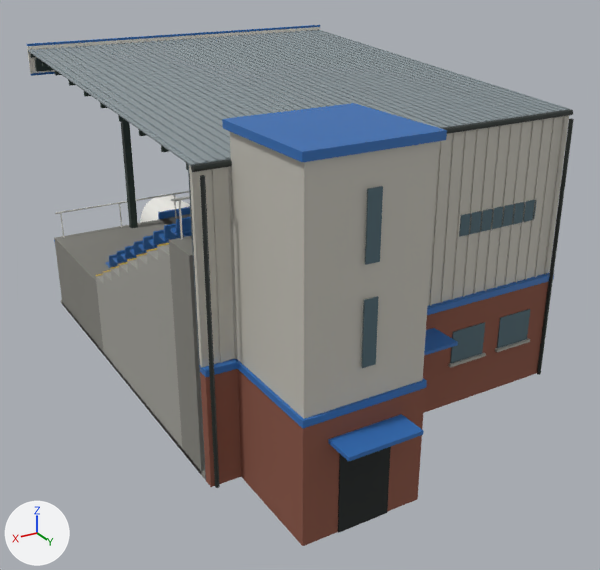
An edit to the glTF model assets/models/main_stand_12_tunnel.glb, drawn before and after from the same camera.
Before and after are seen from a camera (50 mm lens) standing at (12.7, 28.8, 12.9) and looking at (0.0, 7.6, 2.3). Every picture has the same lights, and +X, +Y and +Z are marked at lower left. The older version comes first. Where no turn or scale is listed for an object, it has been applied to the vertices. Vertices at exactly the same position are counted once.

The scene before the commit, as lines of its bpy script (objects in view):
```python
ob_main_club_primary_trim = bpy.data.objects.new('Main_Club_Primary_Trim', me_podiumband_1)
ob_main_club_primary_trim.location = (-3.72, -0.02, 2.45)
ob_main_concrete = bpy.data.objects.new('Main_Concrete', me_row4_1)
ob_main_concrete.location = (-3.12, 5.1, 1.42)
ob_main_rear_brick = bpy.data.objects.new('Main_Rear_Brick', me_rearbrick)
ob_main_rear_brick.location = (0.0, 12.72, 1.6)
ob_main_rear_cladding = bpy.data.objects.new('Main_Rear_Cladding', me_rearclad)
ob_main_rear_cladding.location = (0.0, 12.64, 5.72)
ob_main_shadow_gap = bpy.data.objects.new('Main_Shadow_Gap', me_tunnelinside)
ob_main_shadow_gap.location = (0.0, 4.65, 1.25)
ob_main_window_glass = bpy.data.objects.new('Main_Window_Glass', me_podiumwindow_10)
ob_main_window_glass.location = (-2.6, -0.02, 1.75)
# also in view: 'Main_Steel_Frame' at (0.0, 6.2, 4.6); 'Main_Gutter' at (0.0, 12.8, 4.1); 'Main_Corrugated_Sheet' at (0.0, 6.1, 8.7); 'Main_Concrete_Dark' at (0.0, 6.2, 3.0); 'Main_Club_Secondary_Fascia' at (0.0, 6.2, 6.0)
```
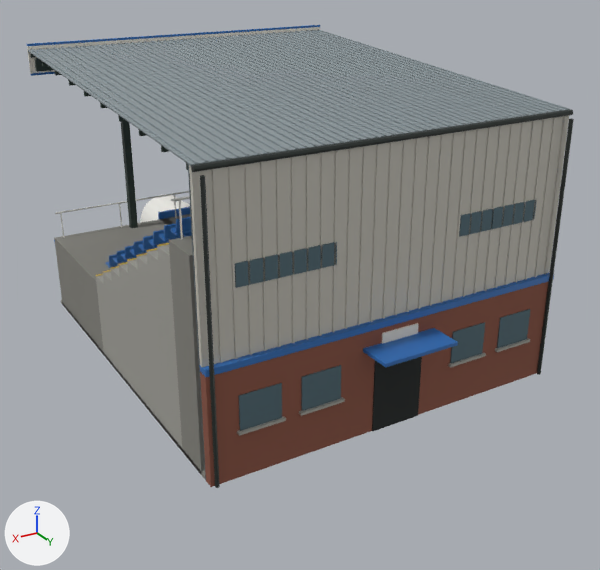
Changed parts and their boxes [x1, y1, x2, y2] in the pictures (600 x 570 px; the box of a moved part takes in the faces that stretch with it):
'Main_Rear_Cladding', reshaped (17% shorter): before [189, 115, 569, 419]; after [189, 115, 569, 367]
'Main_Rear_Brick', reshaped (22% shorter): before [200, 282, 548, 546]; after [200, 282, 548, 487]
'Main_Club_Primary_Trim', reshaped (19% shorter): before [27, 25, 554, 461]; after [27, 25, 554, 377]
'Main_Shadow_Gap', reshaped: before [338, 446, 391, 533]; after [372, 356, 422, 431]
part 1 of me_podiumband_1, deleted: before [234, 359, 427, 429]
part 2 of me_podiumband_1, deleted (blue): before [222, 103, 447, 162]
part 3 of me_podiumband_1, deleted (blue): before [328, 414, 424, 461]
part 4 of me_rearbrick, deleted (brown): before [238, 370, 425, 546]
part 5 of me_rearclad, deleted: before [230, 132, 438, 419]
part 6 of me_tunnelinside, deleted (black): before [338, 446, 391, 533]
part 7 of me_podiumwindow_10, added (cyan): after [238, 383, 282, 431]
part 8 of me_podiumwindow_10, added (cyan): after [235, 242, 337, 288]
part 9 of me_podiumwindow_10, deleted (cyan): before [365, 186, 383, 265]
part 10 of me_podiumwindow_10, moved or reshaped: before [362, 296, 379, 368]; after [301, 365, 341, 411]

Diff of the bpy script that builds the scene:
```diff
--- a/assets/models/main_stand_12_tunnel.glb.py
+++ b/assets/models/main_stand_12_tunnel.glb.py
@@ me_podiumband_1 @@
-me_podiumband_1.from_pydata(...)  # 128 vertices, 192 faces; spans x -2.0..9.5, y -3.9..16.7, z -1.7..6.9
+me_podiumband_1.from_pydata(...)  # 104 vertices, 156 faces; spans x -2.0..9.5, y -3.9..13.9, z -1.7..6.9
+# me_podiumband_1 part 1: the loose piece of 8 vertices spanning x 5.3..8.6, y 12.7..16.0, z 0.7..0.9 is deleted
+# me_podiumband_1 part 2: the loose piece of 8 vertices spanning x 5.3..8.7, y 12.7..16.0, z 6.5..6.7 is deleted
+# me_podiumband_1 part 3: the loose piece of 8 vertices spanning x 6.0..8.0, y 15.9..16.7, z 0.1..0.2 is deleted
 me_podiumband_1.materials.append(mat_club_primary_trim)
@@ me_rearbrick @@
-me_rearbrick.from_pydata(...)  # 16 vertices, 24 faces; spans x -5.75..5.75, y -0.15..3.2, z -1.6..1.6
+me_rearbrick.from_pydata(...)  # 8 vertices, 12 faces; spans x -5.75..5.75, y -0.15..0.15, z -1.6..1.6
+# me_rearbrick part 4: the loose piece of 8 vertices spanning x 1.6..4.9, y 0.0..3.2, z -1.6..1.6 is deleted
 me_rearbrick.materials.append(mat_rear_brick)
@@ me_rearclad @@
-me_rearclad.from_pydata(...)  # 240 vertices, 360 faces; spans x -5.75..5.75, y -0.06..3.23, z -2.52..3.23
+me_rearclad.from_pydata(...)  # 232 vertices, 348 faces; spans x -5.75..5.75, y -0.06..0.1, z -2.52..2.52
+# me_rearclad part 5: the loose piece of 8 vertices spanning x 1.65..4.85, y 0.13..3.23, z -2.52..3.23 is deleted
 me_rearclad.materials.append(mat_rear_cladding)
@@ me_tunnelinside @@
-me_tunnelinside.from_pydata(...)  # 32 vertices, 48 faces; spans x -1.4..4.0, y -4.7..11.3, z -1.2..1.2
+me_tunnelinside.from_pydata(...)  # 24 vertices, 36 faces; spans x -1.4..1.4, y -4.7..8.3, z -1.2..1.2
+# me_tunnelinside part 6: the loose piece of 8 vertices spanning x 2.5..4.0, y 11.3, z -1.2..1.0 is deleted
 me_tunnelinside.materials.append(mat_shadow_gap)
@@ me_podiumwindow_10 @@
-me_podiumwindow_10.from_pydata(...)  # 72 vertices, 108 faces; spans x -2.3..7.3, y 0.0..16.0, z -0.4..6.5
+me_podiumwindow_10.from_pydata(...)  # 80 vertices, 120 faces; spans x -2.3..7.5, y 0.0..12.9, z -0.4..4.1
+# me_podiumwindow_10 part 7: a new loose piece, a box spanning x 6.3..7.5, y 12.875..12.925, z -0.35..0.65, in mat_window_glass (cyan #5d7680)
+# me_podiumwindow_10 part 8: a new loose piece, a box spanning x 4.6..7.4, y 12.72..12.76, z 3.45..4.05, in mat_window_glass (cyan #5d7680)
+# me_podiumwindow_10 part 9: the loose piece of 8 vertices spanning x 5.7..6.0, y 15.9..16.0, z 4.8..6.5 is deleted
+# me_podiumwindow_10 part 10: 8 vertices moved from x 5.7..6.0, y 15.9..16.0, z 2.5..4.1 to x 4.5..5.7, y 12.9, z -0.4..0.6
 me_podiumwindow_10.materials.append(mat_window_glass)
```
